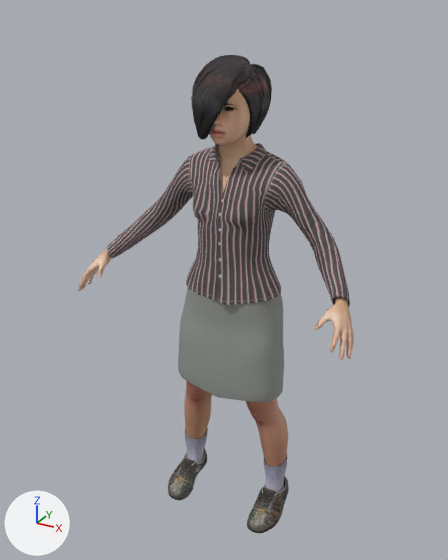
Before and after pictures for a commit that changed the glTF model frontend/public/characters/cit_009.glb.
Both versions are drawn from a 50 mm lens placed at (0.734, -1.093, 1.01), pointed at (-0.023, 0.284, 0.321). The lights are fixed; the arrows at lower left show +X, +Y and +Z. The picture after the commit comes second. Vertices at exactly the same position are counted once.

Names of what the first picture shows: 'Aoi.bob01', 'Aoi.body', 'Aoi.female_elegantsuit01', 'Aoi.shoes02'.
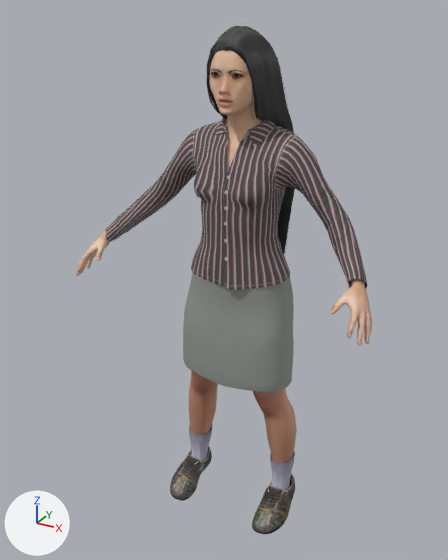
Location of each change, (x1, y1, x2, y2) in pixels of the pictures (448 x 560 px; the box of a moved part takes in the faces that stretch with it):
'Aoi.female_elegantsuit01', reshaped (7% wider, 7% taller)
    before: (106, 143, 350, 402)
    after: (105, 116, 367, 392)
'Aoi.body', reshaped (7% wider, 9% taller)
    before: (78, 89, 354, 467)
    after: (76, 50, 372, 463)
'Aoi.long01', added
    after: (206, 26, 295, 254)
'Aoi.bob01', deleted
    before: (191, 55, 272, 140)
'Aoi.shoes02', reshaped
    before: (168, 427, 289, 533)
    after: (170, 424, 295, 535)
part 1 of me_base_001, moved or reshaped
    before: (78, 249, 111, 291)
    after: (76, 231, 110, 276)
part 2 of me_base_001, moved or reshaped
    before: (314, 298, 354, 360)
    after: (329, 280, 372, 345)
part 3 of me_base_001, rebuilt
    before: (209, 89, 258, 194)
    after: (209, 50, 263, 171)
part 4 of me_base_001, rebuilt (7% wider, 10% taller)
    before: (184, 381, 212, 439)
    after: (188, 371, 218, 435)
part 5 of me_base_001, rebuilt (9% taller)
    before: (246, 398, 288, 467)
    after: (253, 388, 297, 463)
part 7 of me_shoes02, moved or reshaped
    before: (247, 476, 289, 533)
    after: (252, 474, 295, 535)
part 8 of me_shoes02, moved or reshaped
    before: (168, 448, 207, 501)
    after: (170, 447, 212, 501)
part 9 of me_shoes02, moved or reshaped
    before: (264, 455, 287, 492)
    after: (270, 452, 295, 491)
part 10 of me_shoes02, moved or reshaped
    before: (185, 427, 208, 463)
    after: (189, 424, 212, 462)

What the commit changed:
Picture 'long01_diffuse' (img_long01_diffuse) is new.
Material 'hair_Aoi.long01' (mat_hair_aoi_long01) is new.
Uses the picture img_long01_diffuse.
me_base_001 is used by ob_aoi_body; location (0.0, 0.0, 0.0).
me_base_001 had 8703 vertices, 17214 faces and spanned x -0.396..0.396, y 0.078..0.37, z -0.275..0.888.
me_base_001 now has 8705 vertices, 17218 faces and spans x -0.426..0.426, y 0.108..0.406, z -0.288..0.961.
me_base_001 part 1: the loose piece of 1709 vertices spanning x -0.396..-0.296, y 0.078..0.243, z 0.277..0.416 is turned 1.8 degrees about the x axis through its middle and scaled by 1.06, then moved by (-0.027, 0.033, 0.035).
me_base_001 part 2: the loose piece of 1709 vertices spanning x 0.296..0.396, y 0.078..0.243, z 0.277..0.416 is turned 1.8 degrees about the x axis through its middle and scaled by 1.06, then moved by (0.027, 0.033, 0.035).
me_base_001 part 3: the loose piece of 4500 vertices spanning x -0.094..0.094, y 0.197..0.37, z 0.532..0.888 is rebuilt with 4502 vertices and now spans x -0.099..0.099, y 0.232..0.406, z 0.581..0.961.
me_base_001 part 4: the loose piece of 393 vertices spanning x -0.175..-0.03, y 0.213..0.356, z -0.275..0.148 is rebuilt with 393 vertices and now spans x -0.185..-0.03, y 0.249..0.4, z -0.288..0.165.
me_base_001 part 5: the loose piece of 392 vertices spanning x 0.03..0.175, y 0.213..0.356, z -0.275..0.148 is rebuilt with 392 vertices and now spans x 0.03..0.185, y 0.249..0.4, z -0.288..0.165.
me_female_elegantsuit01 is used by ob_aoi_female_elegantsuit01; location (0.0, 0.0, 0.0).
me_female_elegantsuit01 had 2205 vertices, 4192 faces and spanned x -0.362..0.36, y 0.168..0.407, z -0.01..0.696.
me_female_elegantsuit01 now has 2205 vertices, 4192 faces and spans x -0.389..0.387, y 0.196..0.453, z 0.003..0.76.
me_female_elegantsuit01 part 6: 2205 of 2205 vertices moved; they spanned x -0.362..0.36, y 0.168..0.407, z -0.01..0.696 and now span x -0.389..0.387, y 0.196..0.453, z 0.003..0.76; mean shift (0.0, 0.038, 0.044).
me_shoes02 is used by ob_aoi_shoes02; location (0.0, 0.0, 0.0).
me_shoes02 had 1594 vertices, 3064 faces and spanned x -0.193..0.193, y 0.166..0.358, z -0.422..-0.236.
me_shoes02 now has 1594 vertices, 3064 faces and spans x -0.203..0.203, y 0.19..0.396, z -0.446..-0.247.
me_shoes02 part 7: the loose piece of 653 vertices spanning x 0.104..0.193, y 0.166..0.358, z -0.422..-0.328 is scaled about its middle by (1.06, 1.07, 1.06), then moved by (0.007, 0.031, -0.02).
me_shoes02 part 8: the loose piece of 653 vertices spanning x -0.193..-0.104, y 0.166..0.358, z -0.422..-0.328 is scaled about its middle by (1.06, 1.07, 1.06), then moved by (-0.007, 0.031, -0.02).
me_shoes02 part 9: 144 of 1594 vertices moved; they spanned x 0.105..0.177, y 0.257..0.352, z -0.385..-0.236 and now span x 0.11..0.183, y 0.287..0.394, z -0.408..-0.247; mean shift (0.006, 0.037, -0.016); largest move (0.155, 0.349, -0.236) -> (0.161, 0.391, -0.247).
me_shoes02 part 10: 144 of 1594 vertices moved; they spanned x -0.177..-0.105, y 0.257..0.352, z -0.385..-0.236 and now span x -0.183..-0.11, y 0.287..0.394, z -0.408..-0.247; mean shift (-0.006, 0.037, -0.016); largest move (-0.155, 0.349, -0.236) -> (-0.161, 0.391, -0.247).
Mesh me_long01 is new.
It has 3234 vertices, 4108 faces and spans x -0.111..0.111, y 0.248..0.455, z 0.338..0.97.
It uses material mat_hair_aoi_long01.
Object 'Aoi.bob01' (ob_aoi_bob01) is deleted.
Object 'Aoi.long01' (ob_aoi_long01) is new; it shows me_long01.
Its location is (0.0, 0.0, 0.0).
